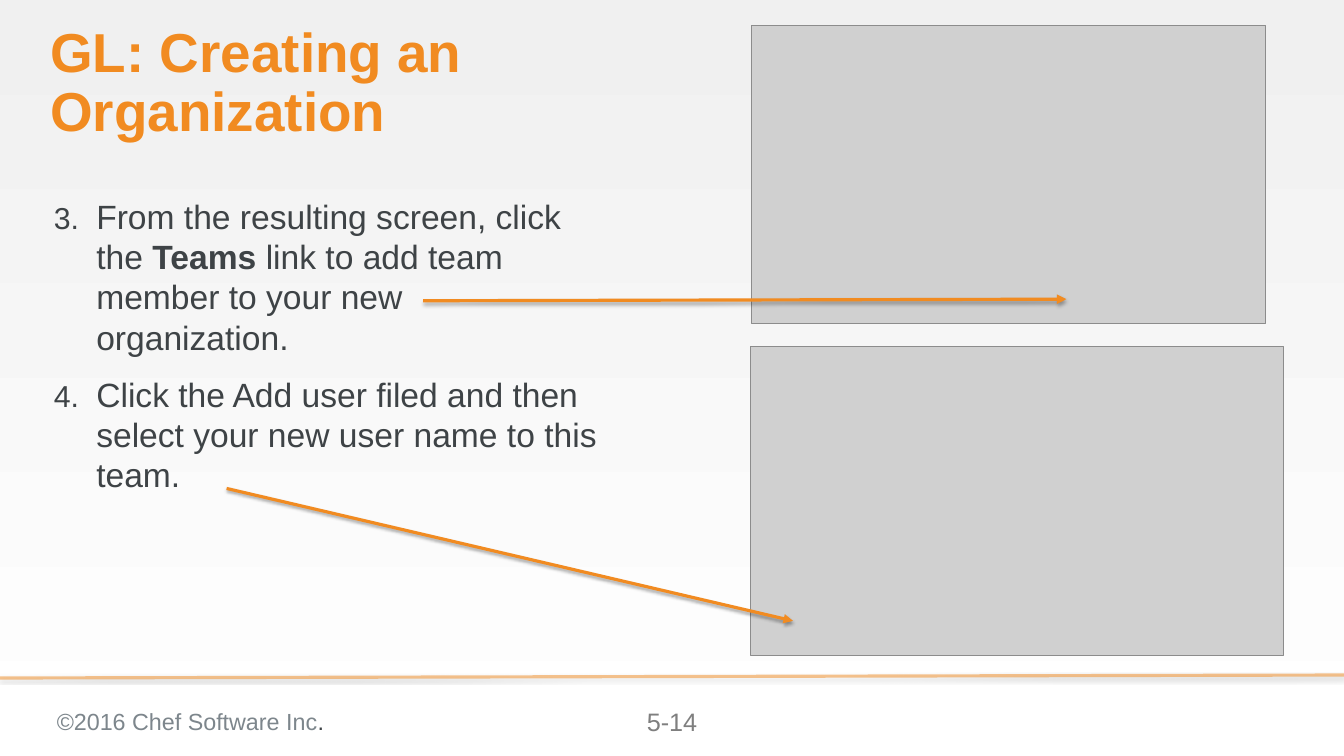
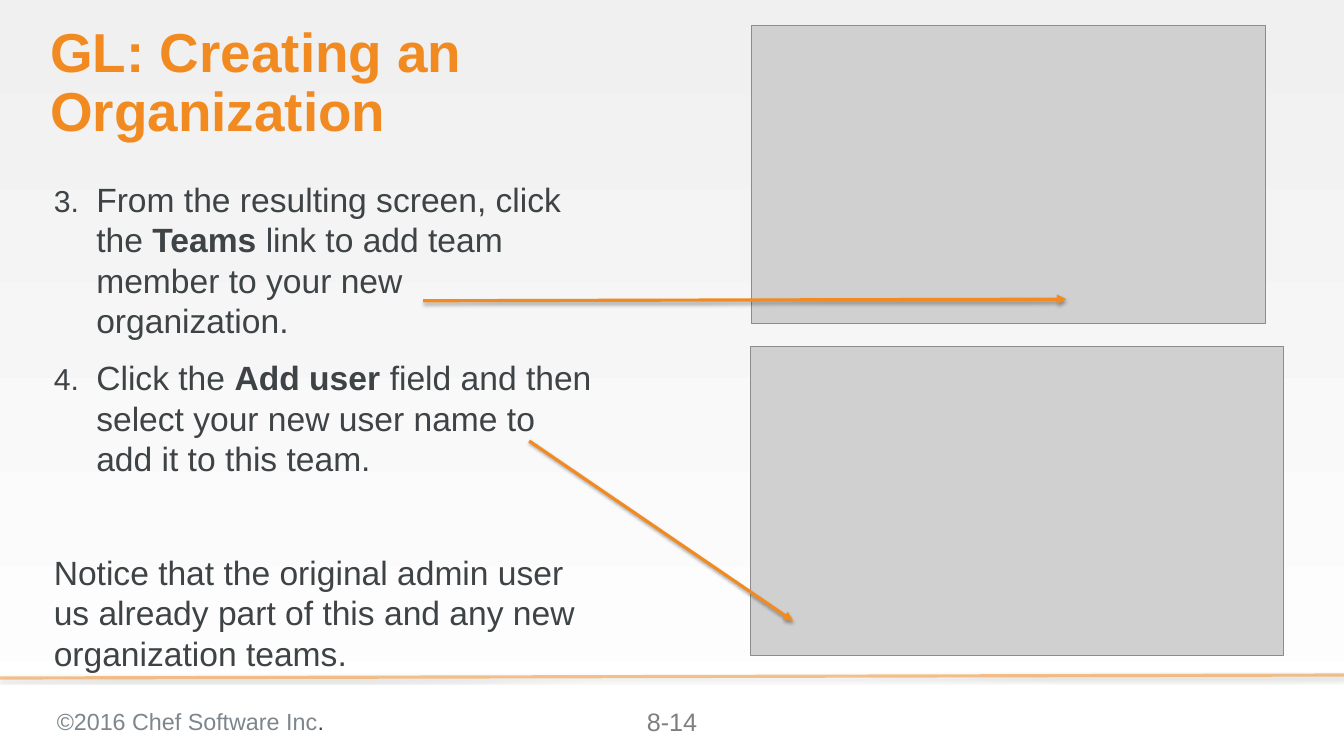
Before and after one commit to bchamby/chef-compliance-installation-configuration-operation, a slide deck: slide 14 of 08-permissions-orgs.pptx. Drawn at 1344x756 pixels with LibreOffice and Linux fonts; fonts in the diff are those of the drawing; grey boxes stand for pictures; background and template pictures are left out. Boxes give left, top, right and bottom in pixels: in the first picture for what was removed or moved away, otherwise in the second. Text is boxed around its words. In the diff, an @@ line names an element or a change of style, - is before the commit and + after.

```diff
--- a/08-permissions-orgs.pptx
+++ b/08-permissions-orgs.pptx
@@ text "From the resulting screen, click ...": place and size @@
-text "From the resulting screen, click ..." at [96,204,596,488]
+text "From the resulting screen, click ..." at [54,187,591,632]
@@ text at [54,365,591,632]: text changed @@
-4. Click the Add user filed and then select your new user name to this team.
+4. Click the Add user field and then select your new user name to add it to this team.
+Notice that the original admin user us already part of this and any new organization teams.
@@ arrow moved from (227, 488) - (793, 621) to (529, 441) - (793, 621) @@
@@ page number at [647,713,697,731]: text changed @@
-5-14
+8-14
```
Also in this commit, not shown: 8 other slides changed, 6 slides added, 18 slides removed.
